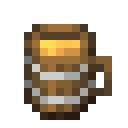
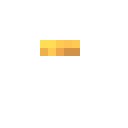
Before/after of a 128 × 128 layered artwork. What changed in the layer stack:
removed layer "Tankard" over [24,24,112,120]
